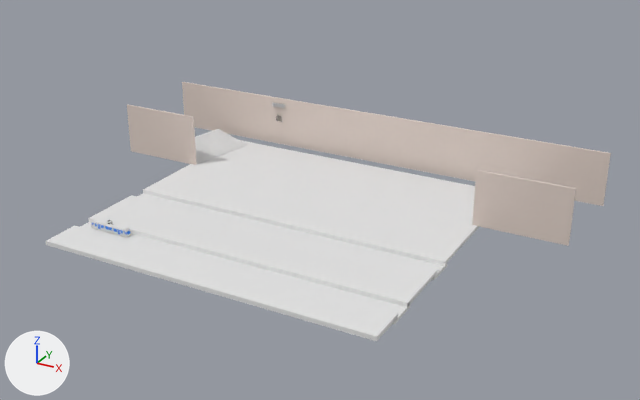
The Blender file AllAboard/Assets/Models/TrainStation1/TrainStation1.blend: old version first, new version second.
Rendered twice from a 50 mm lens placed at (197.0, -311.0, 162.0), pointed at (30.0, -8.0, 10.0). Lighting does not change. The marker at lower left points along +X, +Y and +Z.

Names of what the first picture shows: 'Baseboard.002', 'Connector.002', 'Plane', 'Room', 'Room.002', 'Room.003', 'Stairs', 'Train_1.004'.
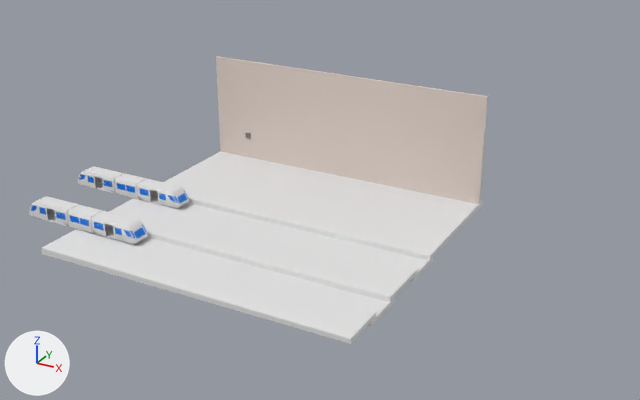
ob_window_group is not drawn itself; it is the parent of ob_window.

Where the newer file only moved an object's origin or applied its transform, the numbers keep the older frame.

Edits to the bpy script that builds the scene:
```text
Change me_plane:
    used by ob_plane; location = (16.1, 7.9, 0.2); scale = (75.0, 52.8, 26.6)
    remove me_plane.from_pydata(...)  # 48 vertices, 46 faces; spans x -1.0..1.0, y -1.65..1.0, z -0.13..0.0
    add me_plane.from_pydata(...)  # 40 vertices, 38 faces; spans x -0.93..0.93, y -0.92..1.59, z -0.08..0.07
    me_plane part 1: the whole mesh is rebuilt
Change me_cube_016:
    where me_cube_016.from_pydata(...)  # 56 vertices, 30 faces; spans x -6.5..6.3, y -25.7..25.7, z -6.5..6.3
    used by ob_stairs; location = (-62.8, 40.7, 2.3); rotation_euler = (0.0, 0.0, -6.484), in degrees (0, 0, 348); scale = (1.71, 0.697, 0.33)
    me_cube_016 part 2: the whole mesh is multiplied about its middle by the matrix ((1.0, 0.006, 0.0), (-0.037, 1.0, 0.0), (0.0, 0.0, 1.0)), then moved by (22.1, 11.2, 0.0)
Add me_room:
    me_room.from_pydata([(-70.0, 0.0, 25.0), (-70.0, 0.0, -25.0), (70.0, 0.0, 25.0), (70.0, 0.0, -25.0)], [], [(0, 1, 3, 2)])
    me_room.materials.append(mat_wall_material)
Change ob_window_group:
    ob_window_group.location: (-34.58, 65.26, 13.11) -> (-38.55, 41.98, 10.09)
Remove ob_info_bilboard:
    ob_info_bilboard = bpy.data.objects.new('Info BIlBoard', me_cube_015)
Remove ob_baseboard_002:
    ob_baseboard_002 = bpy.data.objects.new('Baseboard.002', me_baseboard)
Remove ob_info:
    ob_info = bpy.data.objects.new('Info', txt_text)
Change ob_plane:
    ob_plane.location: (16.1, 7.9, 0.2) -> (13.9, -35.8, -1.8)
Change ob_stairs:
    add ob_stairs.hide_set(True)
Remove ob_room:
    ob_room = bpy.data.objects.new('Room', me_room_006)
Remove ob_room_002:
    ob_room_002 = bpy.data.objects.new('Room.002', me_room_008)
Remove ob_room_003:
    ob_room_003 = bpy.data.objects.new('Room.003', me_room_009)
Change ob_baseboard_001:
    remove ob_baseboard_001.parent = ob_room_002
Change ob_baseboard:
    remove ob_baseboard.parent = ob_room
Change ob_window:
    ob_window.matrix_parent_inverse: Matrix(((1.0, 0.0, 0.0, 37.8), (0.0, 1.0, 0.0, -69.31), (0.0, 0.0, 1.0, -12.7), (0.0, 0.0, 0.0, 1.0))) -> Matrix(((1.0, 0.0, 0.0, 38.55), (0.0, 1.0, 0.0, -42.04), (0.0, 0.0, 1.0, -10.09), (0.0, 0.0, 0.0, 1.0)))
    ob_window.location: (-37.8, 69.31, 12.66) -> (-38.55, 42.04, 10.09)
Change ob_connector_002:
    add ob_connector_002.parent = ob_train_2
    add ob_connector_002.matrix_parent_inverse = Matrix(((0.0, 0.138, 0.0, 8.025), (-0.15, 0.0, 0.0, -8.375), (0.0, 0.0, 0.213, -0.37), (0.0, 0.0, 0.0, 1.0)))
    ob_connector_002.location: (-43.73, -56.9, -1.644) -> (-55.87, -58.17, -1.717)
    ob_connector_002.scale: (2.25, 2.22, 2.23) -> (7.25, 6.67, 4.7)
    add ob_connector_002.hide_set(True)
Remove ob_train_1_004:
    ob_train_1_004 = bpy.data.objects.new('Train_1.004', me_cube_022)
Change ob_doors_1r_002:
    add ob_doors_1r_002.parent = ob_train_2
    add ob_doors_1r_002.matrix_parent_inverse = Matrix(((0.0, 0.138, 0.0, 8.025), (-0.15, 0.0, 0.0, -8.375), (0.0, 0.0, 0.213, -0.37), (0.0, 0.0, 0.0, 1.0)))
    ob_doors_1r_002.location: (-43.73, -56.9, -1.644) -> (-55.87, -58.17, -1.717)
    ob_doors_1r_002.scale: (2.25, 2.22, 2.23) -> (7.25, 6.67, 4.7)
    add ob_doors_1r_002.hide_set(True)
Change ob_doors_2l_005:
    add ob_doors_2l_005.parent = ob_train_2
    add ob_doors_2l_005.matrix_parent_inverse = Matrix(((0.0, 0.138, 0.0, 8.025), (-0.15, 0.0, 0.0, -8.375), (0.0, 0.0, 0.213, -0.37), (0.0, 0.0, 0.0, 1.0)))
    ob_doors_2l_005.location: (-43.73, -56.9, -1.644) -> (-55.87, -58.17, -1.717)
    ob_doors_2l_005.scale: (2.25, 2.22, 2.23) -> (7.25, 6.67, 4.7)
    add ob_doors_2l_005.hide_set(True)
Add ob_train_2:
    ob_train_2 = bpy.data.objects.new('Train_2', me_cube_037)  # 2056 vertices, 980 faces; spans x -0.55..0.55, y -4.5..4.5, z -0.74..0.96; in mat_black_002 (black #000000), mat_train_1_mat_002 (white #e7e7e7), mat_glass_mat_002 (blue #0078e7)
    ob_train_2.location = (-55.9, -58.2, 1.7)
    ob_train_2.rotation_euler = (0.0, 0.0, 1.571)  # degrees (0, 0, 90)
    ob_train_2.scale = (7.25, 6.67, 4.7)
Add ob_train_1:
    ob_train_1 = bpy.data.objects.new('Train_1', me_cube_043)  # 2056 vertices, 980 faces; spans x -0.55..0.55, y -4.5..4.5, z -0.74..0.96; in mat_black_006 (black #000000), mat_train_1_mat_006 (white #e7e7e7), mat_glass_mat_006 (blue #0078e7)
    ob_train_1.location = (-61.8, -21.3, 2.0)
    ob_train_1.rotation_euler = (0.0, 0.0, 1.571)  # degrees (0, 0, 90)
    ob_train_1.scale = (7.25, 6.67, 4.7)
Add ob_room_001:
    ob_room_001 = bpy.data.objects.new('Room.001', me_room)  # modifiers SOLIDIFY
    ob_room_001.location = (13.9, 42.0, 25.0)
```

Where the change shows, as pixel boxes [x1, y1, x2, y2] in the pictures (640 x 400 px):
'Plane', reshaped, moved
    before: [46, 140, 479, 341]
    after: [41, 151, 483, 344]
'Room.001', added
    after: [216, 56, 488, 204]
'Room.003', deleted
    before: [182, 82, 611, 206]
'Room.002', deleted
    before: [472, 170, 576, 246]
'Room', deleted
    before: [127, 104, 197, 165]
'Train_2', added
    after: [29, 196, 148, 244]
'Train_1', added
    after: [78, 166, 189, 208]
'Stairs', hidden
    before: [195, 129, 247, 164]
'Train_1.004', deleted
    before: [91, 219, 131, 237]
'Baseboard.002', deleted
    before: [195, 127, 600, 206]
'Window', moved
    before: [276, 116, 282, 122]
    after: [246, 133, 251, 139]
'Info BIlBoard', deleted
    before: [272, 102, 285, 108]
'Doors_2L.005', hidden
    before: [97, 223, 119, 235]
'Doors_1R.002', hidden
    before: [99, 224, 120, 235]
